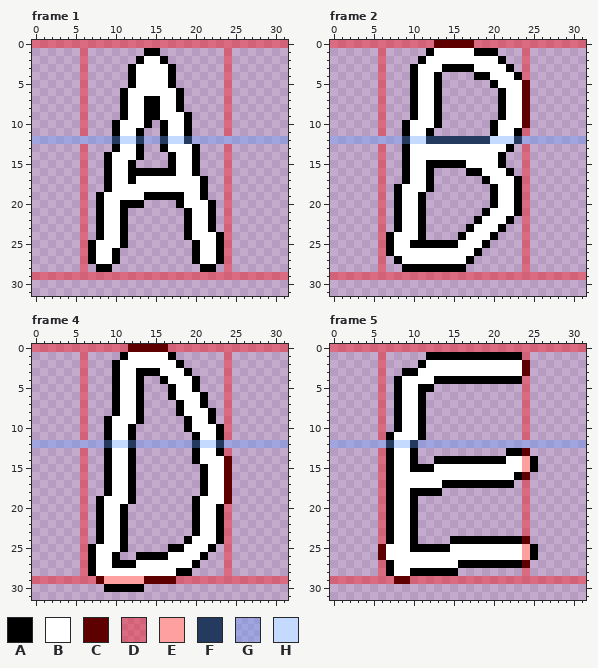
File history of a pixel-art file, ASSETS/graphics/gamefont.aseprite. That is the earlier state.
32x32 pixels, 113 frames. Pixels under 10% opacity are left out. Colours within 5 levels of each other are drawn and written as one. Shown: frame 1, frame 2, frame 4, frame 5. The commit also changed other frames, which this record leaves out.
Visible layers, top first: "guide" opacity 37%, "cheating" opacity 0%, "O".
Palette (. is transparent): A #000000  B #ffffff  C #5f0000  D #ff00005f  E #ffa0a0  F #253a5f  G #639bff5f  H #c5daff
Pixels before, frame 1, first column x 0:
 0 DDDDDDDDDDDDDDDDDDDDDDDDDDDDDDDD
 1 ......D.......AA........D.......
 2 ......D......ABBA.......D.......
 3 ......D.....ABBBBA......D.......
 4 ......D.....ABBBBA......D.......
 5 ......D.....ABBBBA......D.......
 6 ......D....ABBBBBBA.....D.......
 7 ......D....ABBAABBA.....D.......
 8 ......D....ABBAABBA.....D.......
 9 ......D....ABBAABBBA....D.......
10 ......D...ABBBA.ABBA....D.......
11 ......D...ABBA..ABBA....D.......
12 GGGGGGGGGGFHHFGGFHHFGGGGGGGGGGGG
13 ......D...ABBA..ABBBA...D.......
14 ......D..ABBBA...ABBA...D.......
15 ......D..ABBA....ABBA...D.......
16 ......D..ABBAAAAAABBA...D.......
17 ......D..ABBABBBBBBBBA..D.......
18 ......D..ABBBBBBBBBBBA..D.......
19 ......D.ABBBBBAAAAABBA..D.......
20 ......D.ABBAAA....ABBBA.D.......
21 ......D.ABBA.......ABBA.D.......
22 ......D.ABBA.......ABBA.D.......
23 ......D.ABBA.......ABBA.D.......
24 ......D.ABBA.......ABBBAD.......
25 ......DABBBA........ABBAD.......
26 ......DABBA.........ABBAD.......
27 ......DABBA.........ABBAD.......
28 ......D.AA...........AA.D.......
29 DDDDDDDDDDDDDDDDDDDDDDDDDDDDDDDD
Pixels before, frame 2, first column x 0:
 0 DDDDDDDDDDDDDCCCCCDDDDDDDDDDDDDD
 1 ......D.....ABBBBBAAA...D.......
 2 ......D....ABBBBBBBBBA..D.......
 3 ......D...ABBBAAAABBBBA.D.......
 4 ......D...ABBA....AABBBAD.......
 5 ......D...ABBA......ABBBC.......
 6 ......D...ABBA.......ABBC.......
 7 ......D...ABBA.......ABBC.......
 8 ......D...ABBA.......ABBC.......
 9 ......D...ABBA.......ABBC.......
10 ......D..ABBBA......ABBBC.......
11 ......D..ABBA.......ABBAD.......
12 GGGGGGGGGFHHFFFFFFFFHHHFGGGGGGGG
13 ......D..ABBBBBBBBBBBBA.D.......
14 ......D..ABBBBBBBBBBBA..D.......
15 ......D..ABBAAAAABBBBA..D.......
16 ......D..ABBA....AABBBA.D.......
17 ......D..ABBA......ABBBAD.......
18 ......D.ABBBA.......ABBAD.......
19 ......D.ABBA........ABBAD.......
20 ......D.ABBA........ABBAD.......
21 ......D.ABBA.......ABBBAD.......
22 ......D.ABBA......ABBBA.D.......
23 ......D.ABBA.....ABBBA..D.......
24 ......DABBBA....ABBBA...D.......
25 ......DABBAAAAAABBBA....D.......
26 ......DABBBBBBBBBBA.....D.......
27 ......D.ABBBBBBBBA......D.......
28 ......D..AAAAAAAA.......D.......
29 DDDDDDDDDDDDDDDDDDDDDDDDDDDDDDDD
Pixels before, frame 4, first column x 0:
 0 DDDDDDDDDDDDCCCCCDDDDDDDDDDDDDDD
 1 ......D....ABBBBBA......D.......
 2 ......D...ABBBBBBBA.....D.......
 3 ......D...ABBAAABBBA....D.......
 4 ......D...ABBA..ABBBA...D.......
 5 ......D...ABBA...ABBA...D.......
 6 ......D...ABBA...ABBBA..D.......
 7 ......D...ABBA....ABBA..D.......
 8 ......D...ABBA....ABBBA.D.......
 9 ......D..ABBBA.....ABBA.D.......
10 ......D..ABBA......ABBBAD.......
11 ......D..ABBA.......ABBAD.......
12 GGGGGGGGGFHHFGGGGGGGFHHFGGGGGGGG
13 ......D..ABBA.......ABBAD.......
14 ......D..ABBA.......ABBBC.......
15 ......D..ABBA........ABBC.......
16 ......D..ABBA........ABBC.......
17 ......D..ABBA........ABBC.......
18 ......D..ABBA........ABBC.......
19 ......D.ABBBA.......ABBBC.......
20 ......D.ABBA........ABBAD.......
21 ......D.ABBA........ABBAD.......
22 ......D.ABBA........ABBAD.......
23 ......D.ABBA........ABBAD.......
24 ......D.ABBA.......ABBBAD.......
25 ......DABBBA.....AABBBA.D.......
26 ......DABBA..AAAABBBBA..D.......
27 ......DABBAAABBBBBBBA...D.......
28 ......DABBBBBBBBBBAA....D.......
29 DDDDDDDDCEEEEECCCCDDDDDDDDDDDDDD
30 .........AAAAA..................
Pixels before, frame 5, first column x 0:
 0 DDDDDDDDDDDDDDDDDDDDDDDDDDDDDDDD
 1 ......D.....AAAAAAAAAAAAD.......
 2 ......D....ABBBBBBBBBBBBC.......
 3 ......D..AABBBBBBBBBBBBBC.......
 4 ......D.ABBBBAAAAAAAAAAAD.......
 5 ......D.ABBAA...........D.......
 6 ......D.ABBA............D.......
 7 ......D.ABBA............D.......
 8 ......D.ABBA............D.......
 9 ......D.ABBA............D.......
10 ......D.ABBA............D.......
11 ......DABBBA............D.......
12 GGGGGGGFHHFGGGGGGGGGGGGGGGGGGGGG
13 ......DABBA...........AAC.......
14 ......DABBA..AAAAAAAAABBEA......
15 ......DABBAAABBBBBBBBBBBEA......
16 ......DABBBBBBBBBBBBBBBAC.......
17 ......DABBBBBBAAAAAAAAA.D.......
18 ......DABBAAAA..........D.......
19 ......DABBA.............D.......
20 ......DABBA.............D.......
21 ......DABBA.............D.......
22 ......DABBA.............D.......
23 ......DABBA.............D.......
24 ......DABBA....AAAAAAAAAC.......
25 ......CBBBAAAAABBBBBBBBBEA......
26 ......CBBBBBBBBBBBBBBBBBEA......
27 ......DABBBBBBBBAAAAAAAAC.......
28 ......DABBAAAAAA........D.......
29 DDDDDDDDCCDDDDDDDDDDDDDDDDDDDDDD
Now the later version:
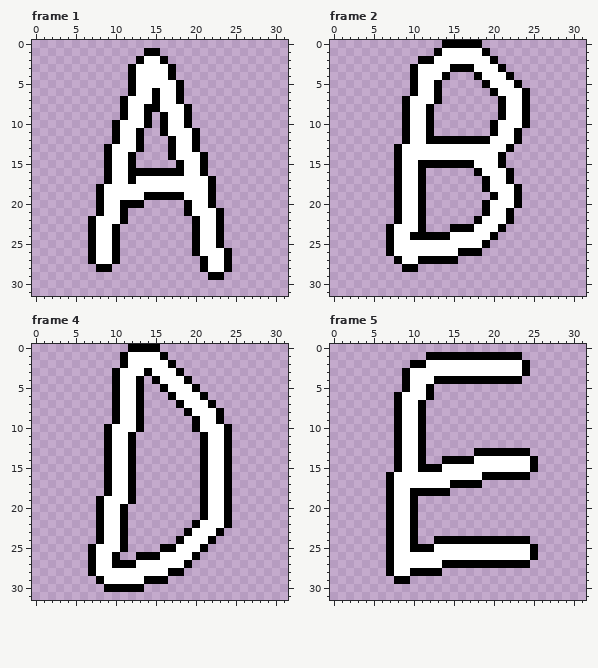
The edit:
layer "O" now hidden
layer "boil2" now shown
layer "guide" now hidden
Frame 1:
y 0: x 0..31 DDDDDDDDDDDDDDDDDDDDDDDDDDDDDDDD -> ................................
y 1..4: x 6 D -> .; x 24 D -> .
y 5: x 6 D -> .; x 17..18 A. -> BA; x 24 D -> .
y 6: x 6 D -> .; x 11..12 AB -> .A; x 15 B -> A; x 24 D -> .
y 7: x 6 D -> .; x 14 A -> B; x 24 D -> .
y 8: x 6 D -> .; x 18..19 A. -> BA; x 24 D -> .
y 9: x 6 D -> .; x 15..16 AB -> .A; x 24 D -> .
y 10: x 6 D -> .; x 24 D -> .
y 11: x 6 D -> .; x 19..20 A. -> BA; x 24 D -> .
y 12: x 0..31 GGGGGGGGGGFHHFGGFHHFGGGGGGGGGGGG -> ..........ABBA...ABBA...........
y 13: x 6 D -> .; x 9..10 .A -> AB; x 16..17 AB -> .A; x 24 D -> .
y 14: x 6 D -> .; x 12..13 BA -> A.; x 20..21 A. -> BA; x 24 D -> .
y 15: x 6 D -> .; x 17..18 AB -> .A; x 20..21 A. -> BA; x 24 D -> .
y 16: x 6 D -> .; x 18 B -> A; x 20..21 A. -> BA; x 24 D -> .
y 17: x 6 D -> .; x 21..22 A. -> BA; x 24 D -> .
y 18: x 6 D -> .; x 8..9 .A -> AB; x 21..22 A. -> BA; x 24 D -> .
y 19: x 6 D -> .; x 21..22 A. -> BA; x 24 D -> .
y 20: x 6 D -> .; x 18..19 AB -> .A; x 24 D -> .
y 21: x 6 D -> .; x 22..24 A.D -> BA.
y 22: x 6..8 D.A -> .AB; x 19..20 AB -> .A; x 22..24 A.D -> BA.
y 23: x 6..8 D.A -> .AB; x 10..11 BA -> A.; x 19..20 AB -> .A; x 22..24 A.D -> BA.
y 24: x 6..8 D.A -> .AB; x 10..11 BA -> A.; x 19..20 AB -> .A; x 24 D -> .
y 25: x 6 D -> .; x 10..11 BA -> A.; x 24 D -> .
y 26: x 6 D -> .; x 23..24 AD -> BA
y 27: x 6 D -> .; x 20..21 AB -> .A; x 23..24 AD -> BA
y 28: x 6 D -> .; x 22..24 A.D -> BBA
y 29: x 0..31 DDDDDDDDDDDDDDDDDDDDDDDDDDDDDDDD -> ......................AA........
Frame 2:
y 0: x 0..31 DDDDDDDDDDDDDCCCCCDDDDDDDDDDDDDD -> ..............AAAAA.............
y 1: x 6 D -> .; x 12..13 AB -> .A; x 18 A -> B; x 20 A -> .; x 24 D -> .
y 2: x 6 D -> .; x 12 B -> A; x 20..21 BA -> A.; x 24 D -> .
y 3: x 6 D -> .; x 14 A -> B; x 21..22 BA -> A.; x 24 D -> .
y 4: x 6 D -> .; x 13..14 A. -> BA; x 19 A -> B; x 22..24 BAD -> A..
y 5: x 6 D -> .; x 19..20 .A -> AB; x 23..24 BC -> A.
y 6: x 6 D -> .; x 20..21 .A -> AB; x 24 C -> A
y 7: x 6 D -> .; x 9..10 .A -> AB; x 24 C -> A
y 8..9: x 6 D -> .; x 9..10 .A -> AB; x 12..13 BA -> A.; x 24 C -> A
y 10: x 6 D -> .; x 12..13 BA -> A.; x 24 C -> A
y 11: x 6 D -> .; x 24 D -> .
y 12: x 0..31 GGGGGGGGGFHHFFFFFFFFHHHFGGGGGGGG -> .........ABBAAAAAAAABBBA........
y 13..14: x 6 D -> .; x 8..9 .A -> AB; x 24 D -> .
y 15: x 6 D -> .; x 8..9 .A -> AB; x 11 B -> A; x 17 B -> A; x 24 D -> .
y 16: x 6 D -> .; x 8..9 .A -> AB; x 11..12 BA -> A.; x 17 A -> .; x 24 D -> .
y 17: x 6 D -> .; x 8..9 .A -> AB; x 11..12 BA -> A.; x 22..24 BAD -> A..
y 18: x 6 D -> .; x 11..12 BA -> A.; x 19..20 .A -> AB; x 24 D -> .
y 19: x 6 D -> .; x 24 D -> .
y 20: x 6 D -> .; x 19..20 .A -> AB; x 24 D -> .
y 21: x 6 D -> .; x 22..24 BAD -> A..
y 22: x 6 D -> .; x 24 D -> .
y 23: x 6..8 D.A -> .AB; x 15..16 .. -> AA; x 24 D -> .
y 24: x 6 D -> .; x 10 B -> A; x 12..16 ....A -> AAABB; x 24 D -> .
y 25: x 6 D -> .; x 10..15 AAAAAA -> BBBBBB; x 24 D -> .
y 26: x 6 D -> .; x 16..17 BB -> AA; x 24 D -> .
y 27: x 6 D -> .; x 11..17 BBBBBBA -> AAAAA..; x 24 D -> .
y 28: x 6 D -> .; x 11..16 AAAAAA -> ......; x 24 D -> .
y 29: x 0..31 DDDDDDDDDDDDDDDDDDDDDDDDDDDDDDDD -> ................................
Frame 4:
y 0: x 0..31 DDDDDDDDDDDDCCCCCDDDDDDDDDDDDDDD -> ............AAAA................
y 1: x 6 D -> .; x 16..17 BA -> A.; x 24 D -> .
y 2: x 6 D -> .; x 10..11 AB -> .A; x 17..18 BA -> A.; x 24 D -> .
y 3: x 6 D -> .; x 13 A -> B; x 15 A -> B; x 18..19 BA -> A.; x 24 D -> .
y 4: x 6 D -> .; x 15..16 .A -> AB; x 19..20 BA -> A.; x 24 D -> .
y 5: x 6 D -> .; x 16..17 .A -> AB; x 24 D -> .
y 6: x 6 D -> .; x 24 D -> .
y 7: x 6 D -> .; x 21..22 A. -> BA; x 24 D -> .
y 8: x 6 D -> .; x 18..19 AB -> .A; x 22..24 A.D -> BA.
y 9: x 6 D -> .; x 9..10 AB -> .A; x 19..20 AB -> .A; x 22..24 A.D -> BA.
y 10: x 6 D -> .; x 12..13 A. -> BA; x 19..20 AB -> .A; x 23..24 AD -> BA
y 11: x 6 D -> .; x 20..21 AB -> .A; x 23..24 AD -> BA
y 12: x 0..31 GGGGGGGGGFHHFGGGGGGGFHHFGGGGGGGG -> .........ABBA........ABBA.......
y 13: x 6 D -> .; x 20..21 AB -> .A; x 23..24 AD -> BA
y 14: x 6 D -> .; x 20..21 AB -> .A; x 24 C -> A
y 15..18: x 6 D -> .; x 24 C -> A
y 19: x 6 D -> .; x 20..21 AB -> .A; x 24 C -> A
y 20..21: x 6 D -> .; x 20..21 AB -> .A; x 23..24 AD -> BA
y 22: x 6 D -> .; x 23..24 AD -> BA
y 23: x 6 D -> .; x 19..20 .A -> AB; x 24 D -> .
y 24: x 6 D -> .; x 18..19 .A -> AB; x 22..24 BAD -> A..
y 25: x 6 D -> .; x 16 . -> A; x 18 A -> B; x 21..22 BA -> A.; x 24 D -> .
y 26: x 6 D -> .; x 16 A -> B; x 20..21 BA -> A.; x 24 D -> .
y 27: x 6 D -> .; x 19..20 BA -> A.; x 24 D -> .
y 28: x 6 D -> .; x 17 B -> A; x 19 A -> .; x 24 D -> .
y 29: x 0..31 DDDDDDDDCEEEEECCCCDDDDDDDDDDDDDD -> ........ABBBBBAAA...............
Frame 5:
y 0: x 0..31 DDDDDDDDDDDDDDDDDDDDDDDDDDDDDDDD -> ................................
y 1: x 6 D -> .; x 24 D -> .
y 2: x 6 D -> .; x 10 . -> A; x 24 C -> A
y 3: x 6 D -> .; x 10 A -> B; x 24 C -> A
y 4: x 6 D -> .; x 8..9 AB -> .A; x 24 D -> .
y 5: x 6 D -> .; x 8..9 AB -> .A; x 11 A -> B; x 24 D -> .
y 6: x 6 D -> .; x 11..12 A. -> BA; x 24 D -> .
y 7..10: x 6 D -> .; x 24 D -> .
y 11: x 6..8 DAB -> ..A; x 24 D -> .
y 12: x 0..31 GGGGGGGFHHFGGGGGGGGGGGGGGGGGGGGG -> ........ABBA....................
y 13: x 6..8 DAB -> ..A; x 10..11 A. -> BA; x 18..21 .... -> AAAA; x 24 C -> A
y 14: x 6..8 DAB -> ..A; x 10..11 A. -> BA; x 13 A -> .; x 18..21 AAAA -> BBBB; x 24 E -> B
y 15: x 6..8 DAB -> ..A; x 10 A -> B; x 13 B -> A; x 24 E -> B
y 16: x 6 D -> .; x 19..22 BBBB -> AAAA; x 24 C -> A
y 17: x 6 D -> .; x 14 A -> B; x 19..22 AAAA -> ....; x 24 D -> .
y 18: x 6 D -> .; x 14 . -> A; x 24 D -> .
y 19..23: x 6 D -> .; x 24 D -> .
y 24: x 6 D -> .; x 13..14 .. -> AA; x 24 C -> A
y 25: x 6..7 CB -> .A; x 13..14 AA -> BB; x 24 E -> B
y 26: x 6..7 CB -> .A; x 24 E -> B
y 27: x 6 D -> .; x 14..15 BB -> AA; x 24 C -> A
y 28: x 6 D -> .; x 14..15 AA -> ..; x 24 D -> .
y 29: x 0..31 DDDDDDDDCCDDDDDDDDDDDDDDDDDDDDDD -> ........AA......................
Changed places in both pictures, as pixel boxes (x1, y1, x2, y2):
changed: (32, 40, 288, 280)
changed: (330, 40, 586, 280)
changed: (32, 344, 288, 584)
changed: (330, 344, 586, 584)
